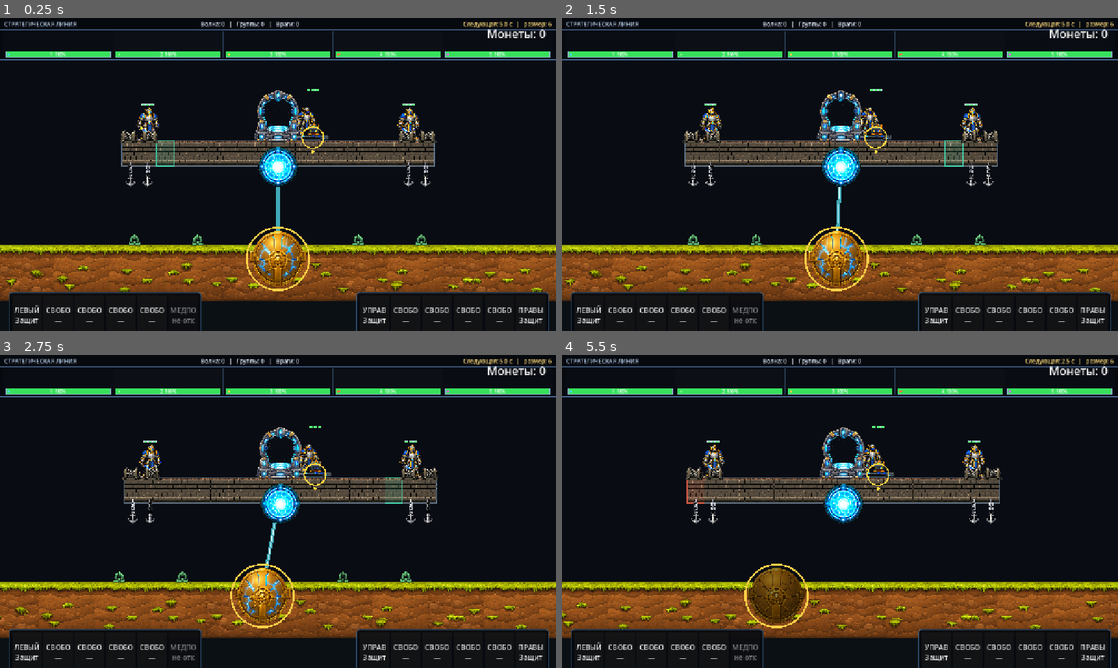
Above: before the commit, frames 1-4 (two rows, left to right).
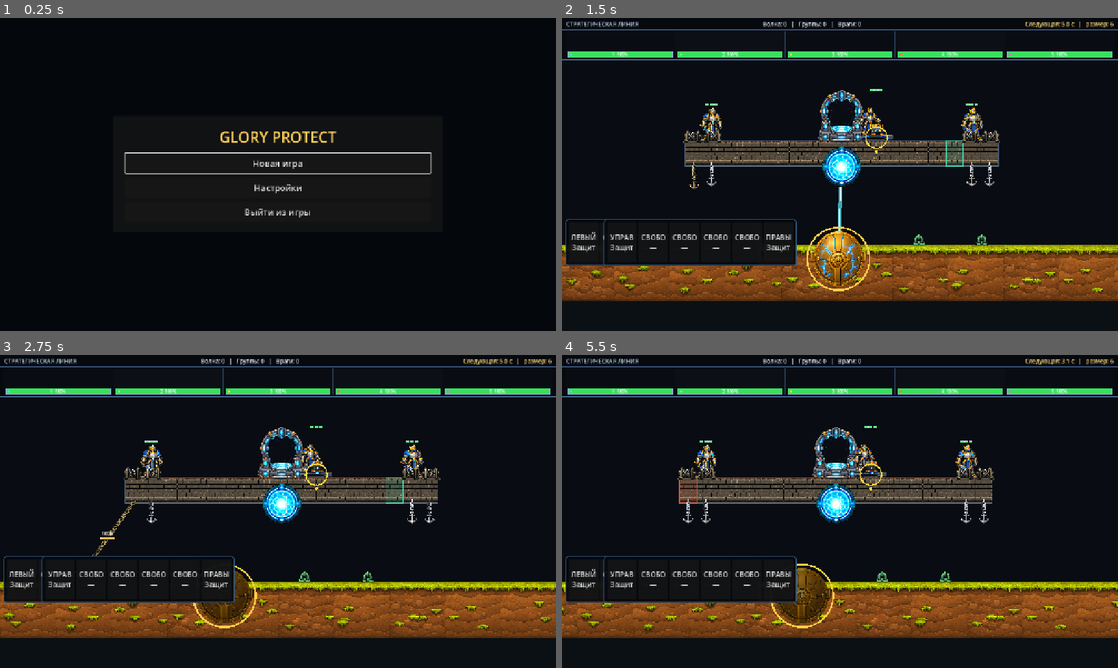
Above: after the commit, the same moments.

Repository: bageus/GloryProtect
Game: Godot game, scene res://scenes/app/app_shell.tscn
The game is run twice, just before and just after one commit, with the same random seed, the same clock (stepped at 60 frames per second) and the same inputs. Before the commit the project starts from res://scenes/game/game_root_with_flyers.tscn.
Inputs (mouse positions are in pixels of both pictures, inside the frame that each line leads up to):
- Up to frame 1 (0.25 s): no input
- Up to frame 2 (1.5 s): click (840, 161) at 0.5 s, where only the run after the commit has a clickable "Новая игра"; tap Enter (ui_accept) at 1.25 s; move the mouse to (962, 158) at 1.27 s; hold Right (ui_right) from 1.28 s (still down); hold 1 (gp_anchor_1, bound only after the commit) from 1.28 s (still down); click (962, 158) at 1.42 s
- Up to frame 3 (2.75 s): tap Enter (ui_accept) at 1.52, 1.82 s; release Right (ui_right) at 2 s; release 1 (gp_anchor_1, bound only after the commit) at 2 s; drag from (166, 527) to (250, 574) at 2.02 s
- Up to frame 4 (5.5 s): move the mouse to (895, 442) at 2.77 s; hold Right (ui_right) 2.78-3.5 s; hold 3 (gp_anchor_3, bound only after the commit) 2.78-3.5 s; drag from (812, 574) to (673, 464) at 3.52 s; move the mouse to (1006, 558) at 4.27 s; hold Left (ui_left) 4.28-5 s; hold R (gp_anchor_remove_all, bound only after the commit) 4.28-5 s; tap Enter (ui_accept) at 4.52, 4.82 s; drag from (673, 464) to (756, 433) at 5.02 s

The runs differ from the first frame. In frame 1, 28% of the frame differs, in the area x 0-100%, y 1-100%; in frame 2, 14%; in frame 3, 17%; in frame 4, 18%.
Error before the commit: Parse Error: Identifier "AppSettings" not declared in the current scope. (res://scripts/audio/game_audio_controller.gd:74)

Commit message:
Start application through main menu and load settings service

Diff:
--- a/project.godot
+++ b/project.godot
@@ -4,18 +4,19 @@
 ;
 ; Format:
 ;   [section] ; section goes between []
-;   param=value ; assign values to parameters
+;   param=value
 
 config_version=5
 
 [application]
 
 config/name="GloryProtect"
-run/main_scene="res://scenes/game/game_root_with_flyers.tscn"
+run/main_scene="res://scenes/app/app_shell.tscn"
 config/features=PackedStringArray("4.6")
 
 [autoload]
 
+AppSettings="*res://scripts/settings/app_settings.gd"
 PlatformPostLayout="*res://scripts/platform/platform_post_layout.gd"
 
 [display]
